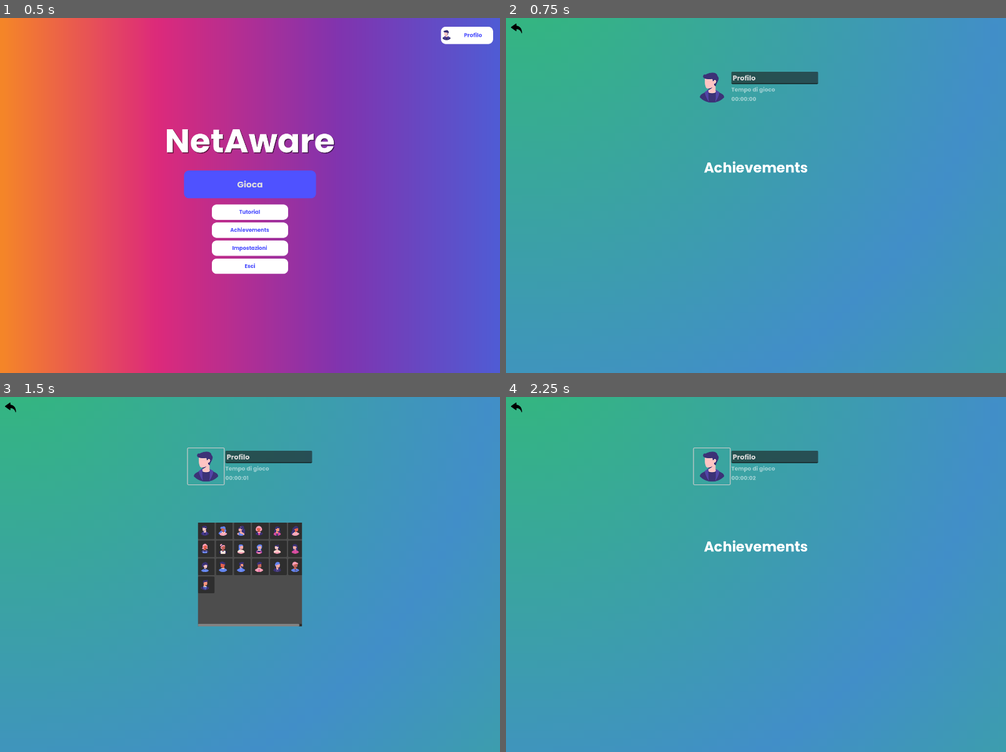
Above: before the commit, frames 1-4 (two rows, left to right).
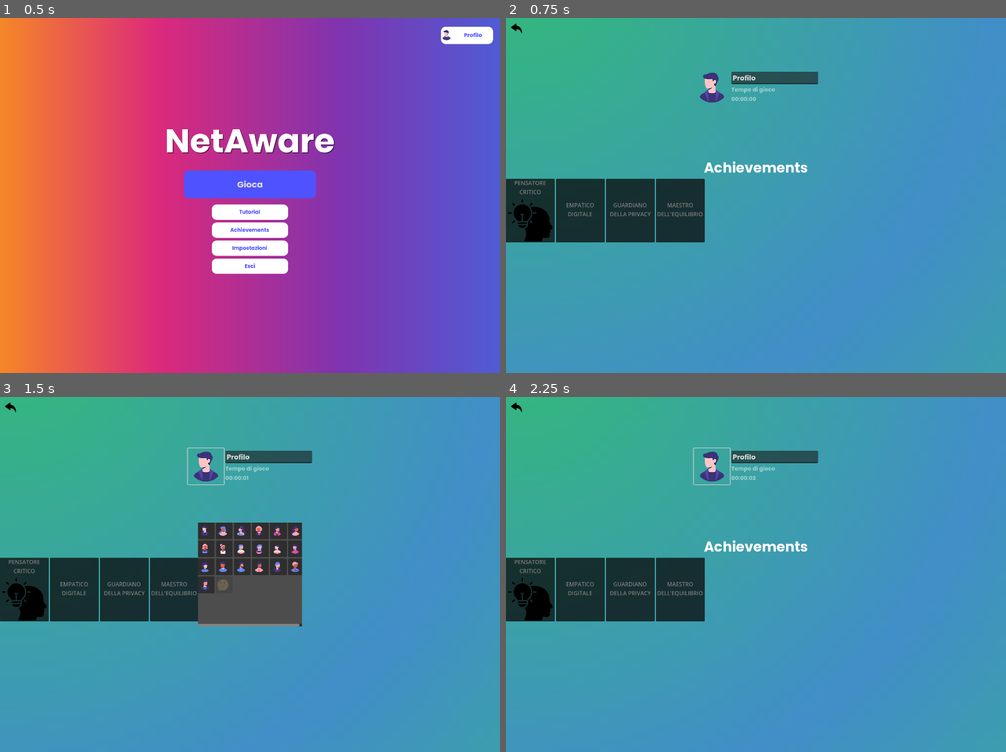
Above: after the commit, the same moments.

Repository: DomenicoF24/NetAware
Game: Godot game, scene res://MainMenu.tscn
Same seed, same stepped clock (60 frames per second), same inputs: the game is played once before the commit and once after it.
Inputs (mouse positions are in pixels of both pictures, inside the frame that each line leads up to):
- Up to frame 1 (0.5 s): no input
- Up to frame 2 (0.75 s): click "Profilo" at 0.5 s
- Up to frame 3 (1.5 s): click (205, 468) at 1.25 s
- Up to frame 4 (2.25 s): click (711, 531) at 2.02 s

Frame 1 is identical in both runs. In frame 2, 7.0% of the frame differs, in the area x 0-40%, y 45-64%; in frame 3, 7.0%, in the area x 0-46%, y 45-64%; in frame 4, 7.0%.

Commit message:
Aggiunta achievement cards

Diff:
--- /dev/null
+++ b/Achievement.gd
@@ -0,0 +1,70 @@
+extends Node
+signal achievement_unlocked(id: String)
+
+const SAVE_PATH := "user://achievements.cfg"
+const SECTION := "achievements"
+
+#Catalogo degli achievements
+var _catalog: Dictionary = {
+	"100PC": {
+		"name": "PENSATORE CRITICO",
+		"how": "Raggiungi il 100% di pensiero critico",
+		"reward": "Avatar PENSIERO CRITICO",
+		"icon": "res://images/AchieveSC100.png",
+		"unlocked": false
+	},
+	"100E": {
+		"name": "EMPATICO DIGITALE",
+		"how": "Raggiungi il 100% di empatia",
+		"reward": "",
+		"icon": "",
+		"unlocked": false
+	},
+	"100P": {
+		"name": "GUARDIANO DELLA PRIVACY",
+		"how": "Raggiungi il 100% di privacy",
+		"reward": "",
+		"icon": "",
+		"unlocked": false
+	},
+	"100D": {
+		"name": "MAESTRO DELL'EQUILIBRIO",
+		"how": "Raggiungi il 100% di dipendenza",
+		"reward": "",
+		"icon": "",
+		"unlocked": false
+	},
+}
+
+func ready() -> void:
+	_load_from_disk()
+
+func all() -> Array:
+	return _catalog.keys()
+
+func get_data(id: String) -> Dictionary:
+	return _catalog.get(id,{})
+
+func is_unlocked(id: String) -> bool:
+	return bool(_catalog.get(id,{}).get("unlocked", false))
+
+func unlock(id: String) -> void:
+	if not _catalog.has(id):
+		return
+	if _catalog[id].get("unlocked", false):
+		return
+	_catalog[id]["unlocked"] = true
+	_save_to_disk()
+	emit_signal("achievement_unlocked", id)
+
+func _save_to_disk() -> void:
+	var cfg := ConfigFile.new()
+	for id in _catalog.keys():
+		cfg.set_value(SECTION, id, _catalog[id].get("unlocked", false))
+	cfg.save(SAVE_PATH)
+
+func _load_from_disk() -> void:
+	var cfg := ConfigFile.new()
+	if cfg.load(SAVE_PATH) == OK:
+		for id in _catalog.keys():
+			_catalog[id]["unlocked"] = bool(cfg.get_value(SECTION, id, false))
--- /dev/null
+++ b/AchievementCard.tscn
@@ -0,0 +1,31 @@
+[gd_scene load_steps=2 format=3 uid="uid://djqa722vqenb6"]
+
+[ext_resource type="Script" uid="uid://d2sknbjy43uxm" path="res://achievement_card.gd" id="1_m86qo"]
+
+[node name="PanelContainer" type="PanelContainer"]
+custom_minimum_size = Vector2(140, 160)
+offset_right = 40.0
+offset_bottom = 40.0
+script = ExtResource("1_m86qo")
+
+[node name="VBoxContainer" type="VBoxContainer" parent="."]
+layout_mode = 2
+theme_override_constants/separation = 6
+alignment = 1
+
+[node name="Title" type="Label" parent="VBoxContainer"]
+custom_minimum_size = Vector2(140, 20)
+layout_mode = 2
+horizontal_alignment = 1
+autowrap_mode = 2
+
+[node name="Icon" type="TextureRect" parent="VBoxContainer"]
+layout_mode = 2
+size_flags_horizontal = 4
+size_flags_vertical = 4
+stretch_mode = 5
+
+[node name="ColorRect" type="ColorRect" parent="."]
+layout_mode = 2
+mouse_filter = 2
+color = Color(0, 0, 0, 0.392157)
--- a/ProfilePage.tscn
+++ b/ProfilePage.tscn
@@ -92,6 +92,19 @@
 horizontal_alignment = 1
 vertical_alignment = 1
 
+[node name="MarginContainer" type="MarginContainer" parent="VBoxContainer"]
+layout_mode = 2
+size_flags_vertical = 3
+
+[node name="ScrollContainer" type="ScrollContainer" parent="VBoxContainer/MarginContainer"]
+layout_mode = 2
+
+[node name="GridContainer" type="GridContainer" parent="VBoxContainer/MarginContainer/ScrollContainer"]
+layout_mode = 2
+size_flags_horizontal = 3
+size_flags_vertical = 3
+columns = 10
+
 [node name="Button" type="Button" parent="."]
 custom_minimum_size = Vector2(32, 32)
 layout_mode = 0
--- a/Scripts/GameManager.gd
+++ b/Scripts/GameManager.gd
@@ -35,6 +35,7 @@
 	"boy5": {"thumb": "res://images/avatar/picBoy5-32.png", "full": "res://images//avatar96/picBoy5-96.png", "unlocked": true},
 	"boy6": {"thumb": "res://images/avatar/picBoy6-32.png", "full": "res://images//avatar96/picBoy6-96.png", "unlocked": true},
 	"boy7": {"thumb": "res://images/avatar/picBoy7-32.png", "full": "res://images//avatar96/picBoy7-96.png", "unlocked": true},
+	"SC100": {"thumb": "res://images/avatar/picSC100-32.png", "full": "res://images//avatar96/picSC100-96.png", "unlocked": false},
 }
 
 #suggerimenti educativi
@@ -117,12 +118,16 @@
 
 	if spirito_critico == 100:
 		_show_achievement("Hai guadagnato la medaglia 'PENSATORE CRITICO'", preload("res://images/medal.png"))
+		Achievement.unlock("100SP")
 	if empatia == 100:
 		_show_achievement("Hai guadagnato la medaglia 'EMPATICO DIGITALE'", preload("res://images/medal.png"))
+		Achievement.unlock("100E")
 	if privacy == 100:
 		_show_achievement("Hai guadagnato la medaglia 'GUARDIANO DELLA PRIVACY'", preload("res://images/medal.png"))
+		Achievement.unlock("100P")
 	if dipendenza == 100:
 		_show_achievement("Hai guadagnato la medaglia 'MAESTRO DELL’EQUILIBRIO'", preload("res://images/medal.png"))
+		Achievement.unlock("100D")
 	if spirito_critico == 100 and empatia == 100 and privacy == 100 and dipendenza == 100:
 		_show_final_achievement("Hai guadagnato la medaglia 'ESPERTO SOCIAL'", preload("res://images/trophy.png"))
 
--- /dev/null
+++ b/achievement_card.gd
@@ -0,0 +1,33 @@
+extends PanelContainer
+class_name AchievementCard
+
+@export var achievement_id: String = ""
+
+@onready var _icon: TextureRect = $VBoxContainer/Icon
+@onready var _title: Label = $VBoxContainer/Title
+@onready var _lock: ColorRect = $ColorRect
+
+var _unlocked: bool = false
+
+func setup_from_data(id: String, data: Dictionary, unlocked: bool) -> void:
+	achievement_id = id
+	_title.text = String(data.get("name", id))
+	_unlocked = unlocked
+	_lock.visible = not _unlocked
+
+	var how := String (data.get("how", ""))
+	var reward := String (data.get("reward", ""))
+	tooltip_text = "%s\n\n%s\nRicompensa: %s" % [_title.text, how, reward]
+
+	var icon_path := String(data.get("icon", ""))
+	var tex: Texture2D = null
+	if icon_path != "" and ResourceLoader.exists(icon_path):
+		tex = load(icon_path)
+	_icon.texture = tex
+
+	modulate = Color(1,1,1,1) if _unlocked else Color (0.8,0.8,0.8,1)
+
+func set_unlocked(value: bool) -> void:
+	_unlocked = value
+	_lock.visible = not _unlocked
+	modulate = Color(1,1,1,1) if _unlocked else Color (0.8,0.8,0.8,1)
--- a/profile_page.gd
+++ b/profile_page.gd
@@ -5,6 +5,8 @@
 @onready var avatar_button: Button = $VBoxContainer/HBoxContainer/Button
 @onready var picker: Window = preload("res://AvatarPicker.tscn").instantiate()
 @onready var time_label: Label = $VBoxContainer/HBoxContainer/VBoxContainer/Label2
+@onready var grid: GridContainer = $VBoxContainer/MarginContainer/ScrollContainer/GridContainer
+var _card_by_id: Dictionary = {}
 
 func _ready() -> void:
 	if not avatar_button.pressed.is_connected(_on_avatar_Button_pressed):
@@ -28,6 +30,10 @@
 	if full_tex:
 		avatar_button.icon = full_tex
 		avatar_button.text = ""
+	#popolare la grid
+	_populate_achievements()
+	if not Achievement.achievement_unlocked.is_connected(_on_achievement_unlocked):
+		Achievement.achievement_unlocked.connect(_on_achievement_unlocked)
 
 func _connect_button(btn: Button, pressed_callback_name: String) -> void:
 	btn.pressed.connect(Callable(self, pressed_callback_name))
@@ -54,3 +60,22 @@
 	picker.hide()
 func _on_total_time_changed(new_total: int) -> void:
 	time_label.text = GameTime.format_time_hhmmss(new_total)
+
+func _populate_achievements() -> void:
+	for child in grid.get_children():
+		child.queue_free()
+	_card_by_id.clear()
+
+	for id in Achievement.all():
+		var data := Achievement.get_data(id)
+		var unlocked := Achievement.is_unlocked(id)
+
+		var card := load("res://AchievementCard.tscn").instantiate() as AchievementCard
+		grid.add_child(card)
+		card.setup_from_data(id, data, unlocked)
+		_card_by_id[id] = card
+
+func _on_achievement_unlocked(id: String) -> void:
+	if _card_by_id.has(id):
+		var card: AchievementCard = _card_by_id[id]
+		card.set_unlocked(true)
--- a/project.godot
+++ b/project.godot
@@ -21,6 +21,7 @@
 EffectsManager="*res://effects_layer.gd"
 PopupMessaggio="*res://popup_messaggio.gd"
 GameTime="*res://GameTime.gd"
+Achievement="*res://Achievement.gd"
 
 [display]
 
Not shown, added: Achievement.gd.uid
Not shown, added: achievement_card.gd.uid
Binary file added: images/AchieveSC100.png
Not shown, added: images/AchieveSC100.png.import
Binary file added: images/avatar/picSC100-32.png
Not shown, added: images/avatar/picSC100-32.png.import
Binary file added: images/avatar96/picSC100-96.png
Not shown, added: images/avatar96/picSC100-96.png.import
